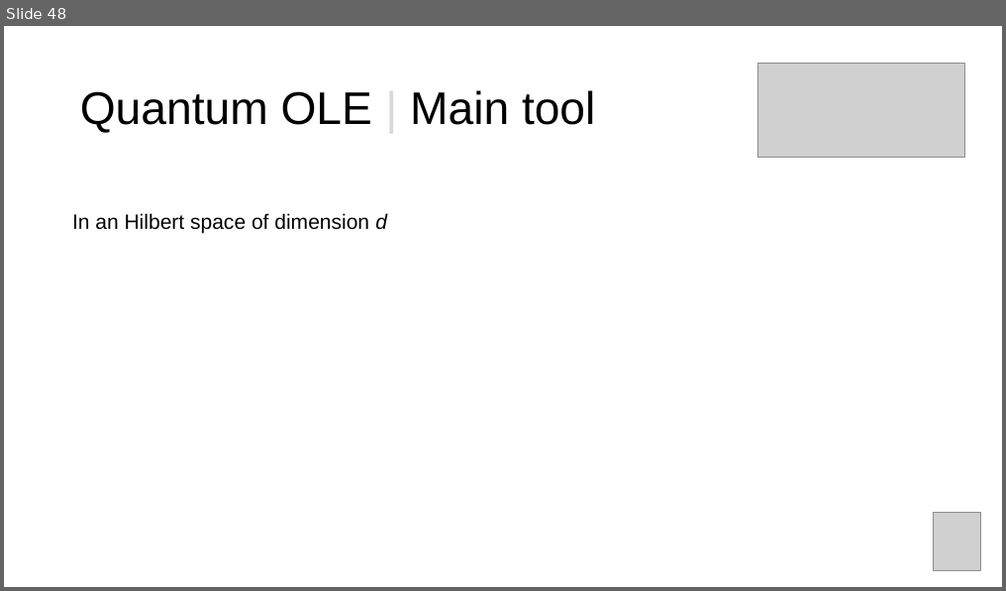
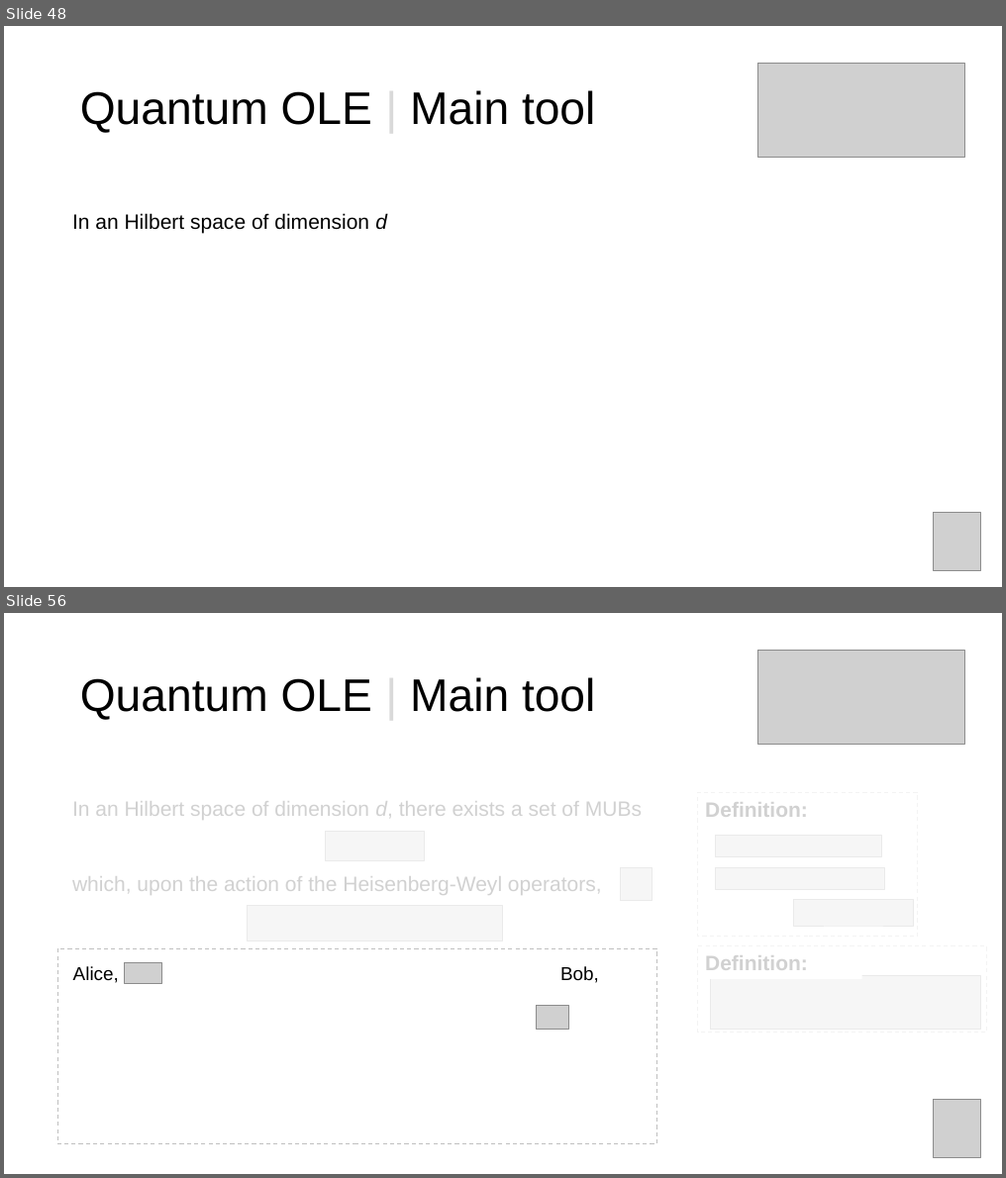
Before and after one commit to manel1874/PhD-thesis, a slide deck: thesis_defense/Thesis_presentation.pptx. Shown one above the other, each under a label of ours: slide 48 before the commit, slides 48 and 56 after it; the slides between them are not shown. The pictures are 1006x591 and 1006x1178 pixels, drawn with LibreOffice and Linux fonts; fonts in the diff are those of the drawing; grey boxes stand for pictures; background and template pictures are left out. Boxes give left, top, right and bottom in pixels: in the first picture for what was removed or moved away, otherwise in the second. Text is boxed around its words. In the diff, an @@ line names an element or a change of style, - is before the commit and + after.

```diff
--- a/thesis_defense/Thesis_presentation.pptx
+++ b/thesis_defense/Thesis_presentation.pptx
@@ slide 56 added at [4,613,1002,1174], background #FFFFFF @@
@@ picture added at [757,650,965,744] @@
@@ title added at [80,677,595,720], 44 pt, text #000000 @@
+Quantum OLE | Main tool
@@ rectangle added at [60,753,656,950], fill #FFFFFF at 82% opacity @@
@@ rectangle added at [684,788,1002,1048], fill #FFFFFF at 82% opacity @@
@@ text added at [72,801,642,895], 20 pt, text #000000 @@
+In an Hilbert space of dimension d, there exists a set of MUBs
+which, upon the action of the Heisenberg-Weyl operators,
@@ rectangle added at [698,792,918,937], outline #BFBFBF 1 pt dashed @@
@@ text added at [705,802,808,817], 20 pt, text #000000, bold @@
+Definition:
@@ picture added at [325,832,425,861] @@
@@ picture added at [715,836,882,858] @@
@@ picture added at [620,868,652,901] @@
@@ picture added at [715,868,884,889] @@
@@ picture added at [248,905,502,941] @@
@@ picture added at [793,900,913,927] @@
@@ rectangle added at [57,950,656,1145], outline #BFBFBF 1 pt dashed @@
@@ text added at [73,966,119,983], 18 pt, text #000000 @@
+Alice,
@@ picture added at [124,963,162,983] @@
@@ text added at [560,966,599,983], 18 pt, text #000000 @@
+Bob,
@@ rectangle added at [698,947,862,979], fill #FFFFFF, 20 pt, text #000000, bold @@
+Definition:
@@ rectangle added at [698,947,987,1033], outline #BFBFBF 1 pt dashed @@
@@ picture added at [711,976,982,1029] @@
@@ picture added at [536,1005,568,1029] @@
@@ picture added at [934,1100,982,1157] @@
```
Also in this commit, not shown: 6 slides changed, 17 other slides added.
